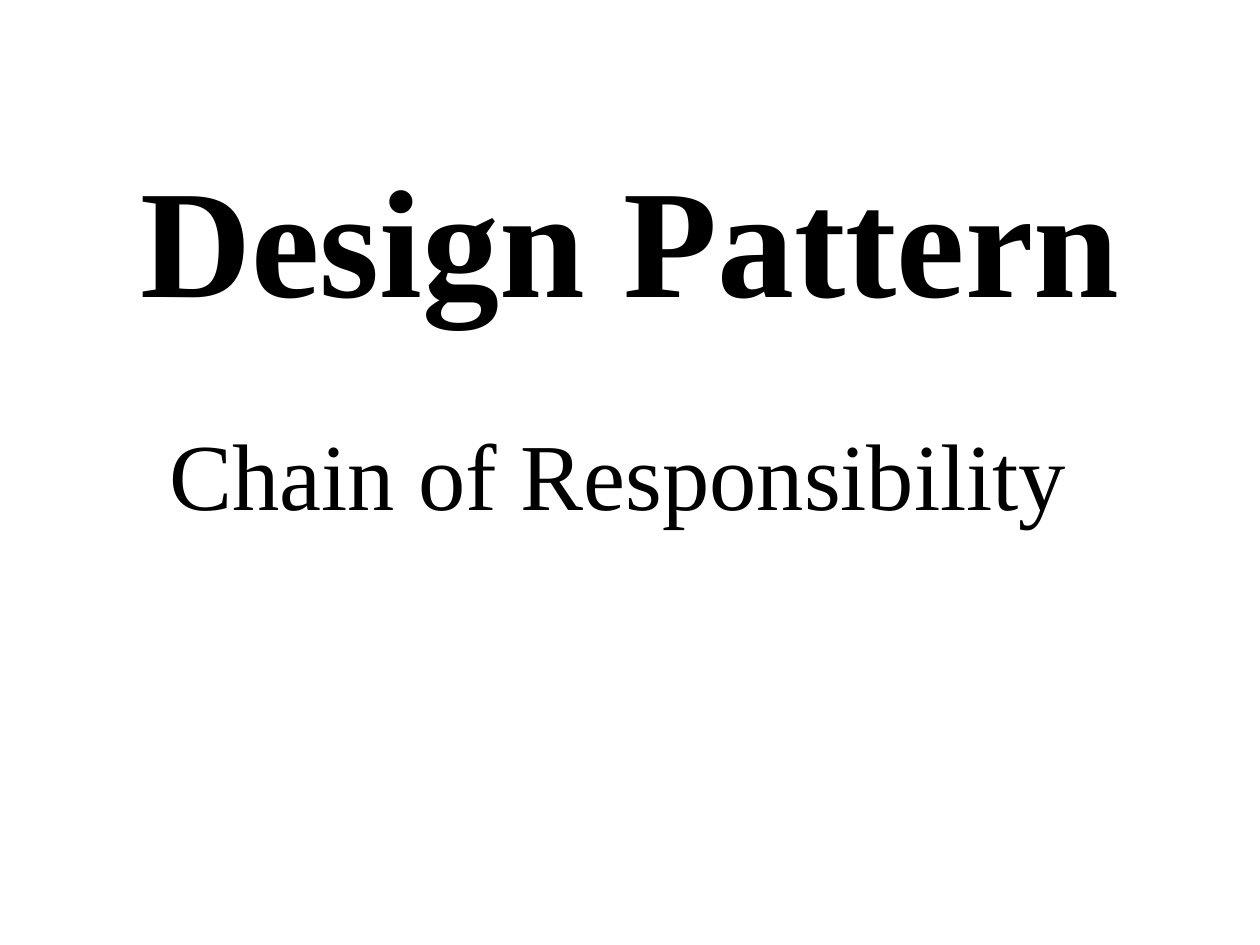
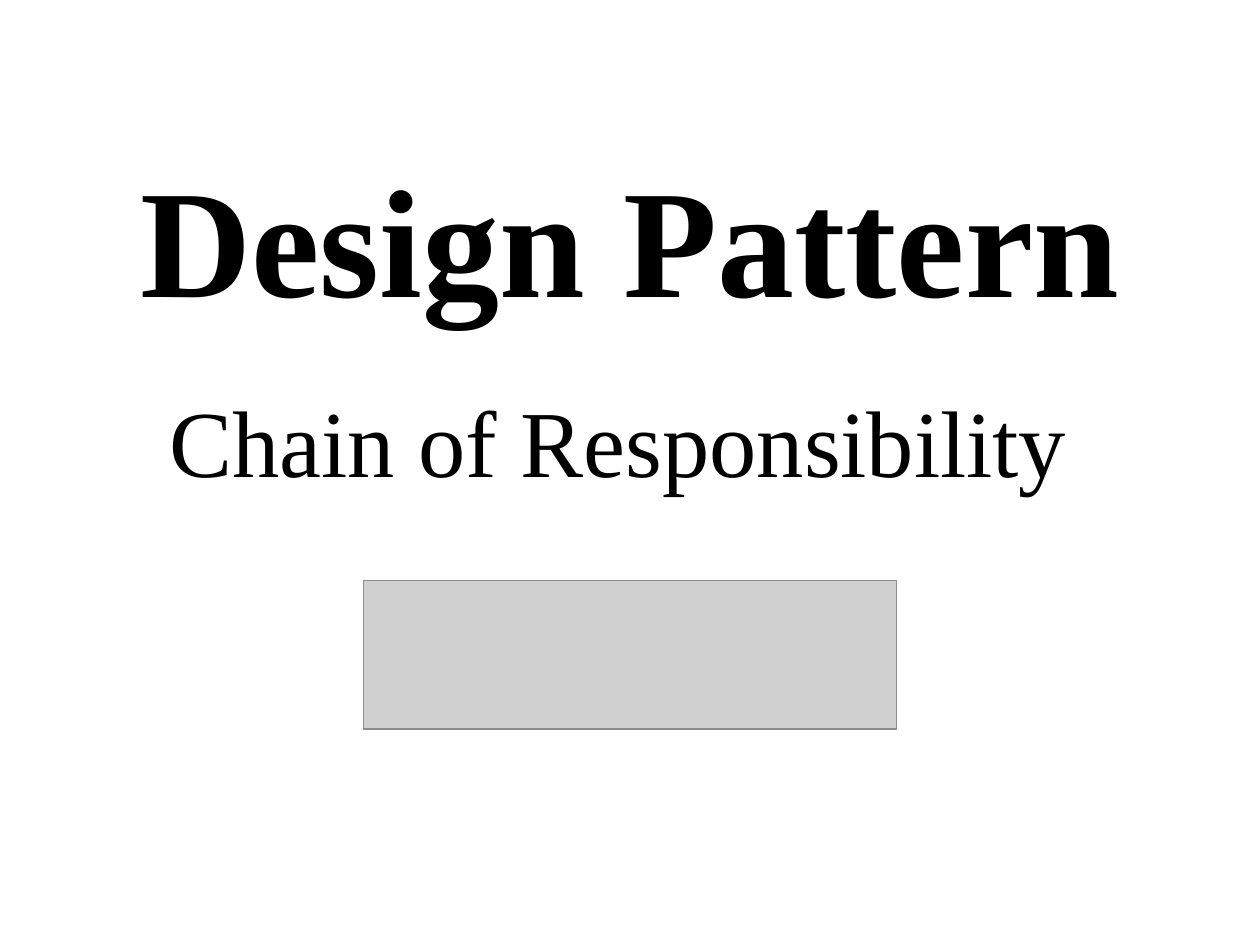
Before and after one commit to KuntanSutar/Swabhav-Techlabs, a slide deck: slide 1 of Presentation/Kuntan Sutar - Chain of Responsibility Pattern.pptx. Drawn at 1260x945 pixels with LibreOffice and Linux fonts; fonts in the diff are those of the drawing; grey boxes stand for pictures. Boxes give left, top, right and bottom in pixels: in the first picture for what was removed or moved away, otherwise in the second. Text is boxed around its words. In the diff, an @@ line names an element or a change of style, - is before the commit and + after.

```diff
--- a/Presentation/Kuntan Sutar - Chain of Responsibility Pattern.pptx
+++ b/Presentation/Kuntan Sutar - Chain of Responsibility Pattern.pptx
@@ subtitle "Chain of Responsibility": place and size @@
-subtitle "Chain of Responsibility" at box(169, 443, 1066, 528)
+subtitle "Chain of Responsibility" at box(169, 410, 1066, 495)
@@ picture added at box(364, 581, 897, 730) @@
```
Also in this commit, not shown: 4 other slides changed, 3 slides added, 3 slides removed, 34 other files.
